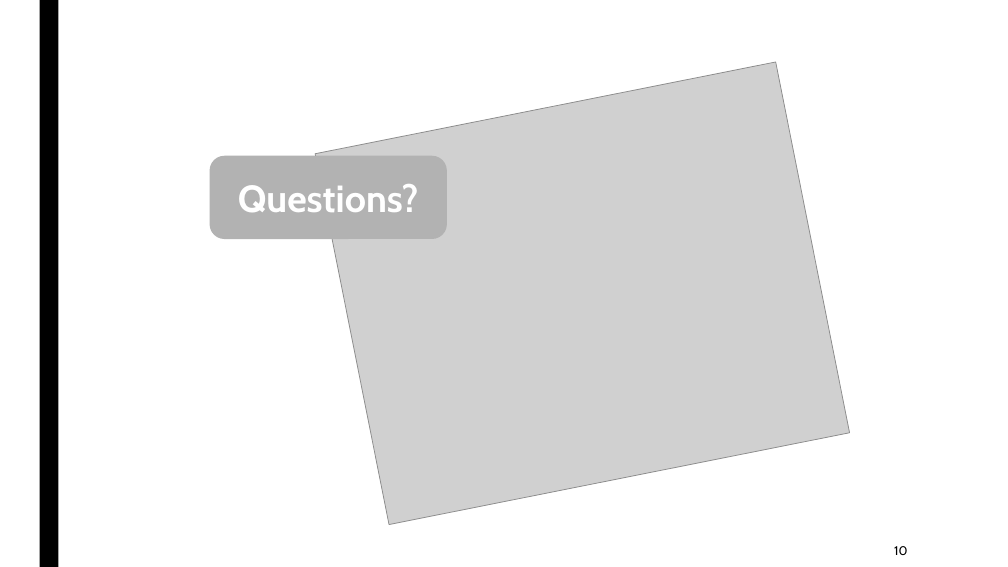
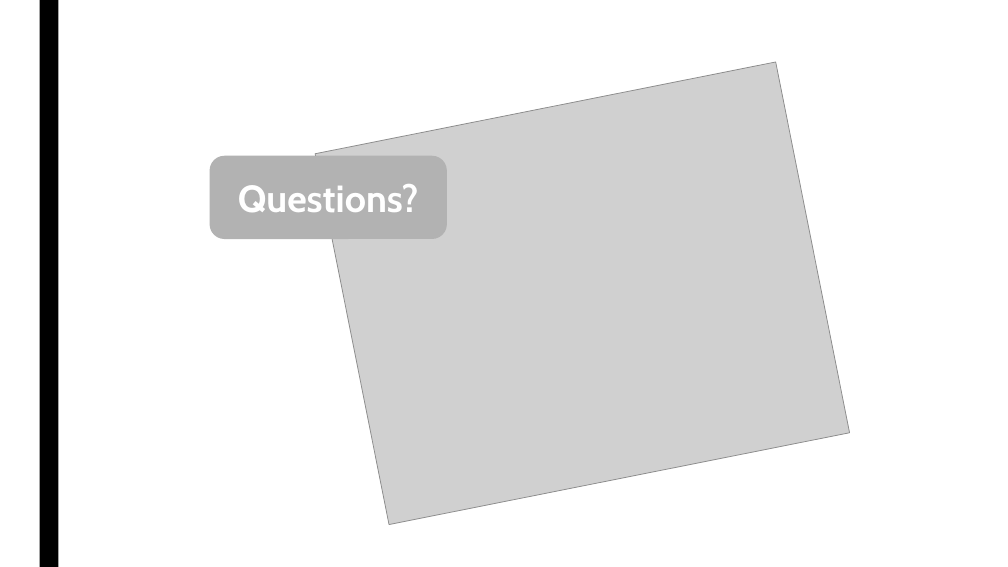
Before and after one commit to jurtasun/presentations, a slide deck: slide 7 of 202410_mrc_symposium/202410_mrc_symposium.ppt (slide 8 before the commit). Drawn at 1008x567 pixels with LibreOffice and Linux fonts; fonts in the diff are those of the drawing; grey boxes stand for pictures. Boxes give left, top, right and bottom in pixels: in the first picture for what was removed or moved away, otherwise in the second. Text is boxed around its words. In the diff, an @@ line names an element or a change of style, - is before the commit and + after.

```diff
--- a/202410_mrc_symposium/202410_mrc_symposium.ppt
+++ b/202410_mrc_symposium/202410_mrc_symposium.ppt
@@ text removed at [894,546,907,555] @@
-10
```
Also in this commit, not shown: 3 other slides changed, 1 slide added, 2 slides removed, 3 other files.
